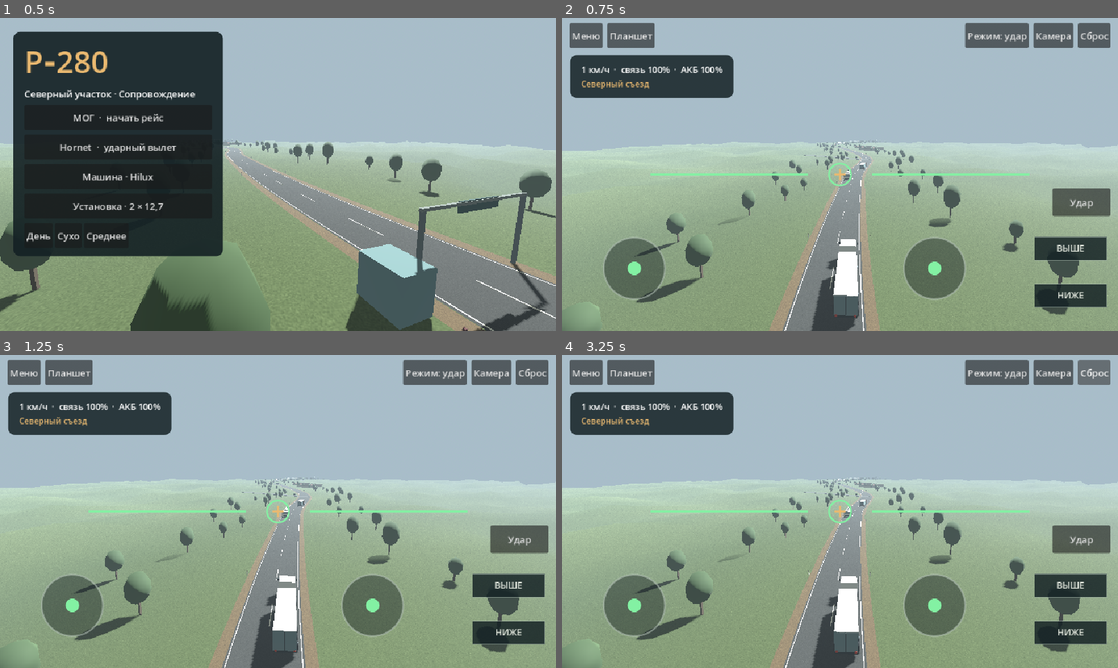
Above: before the commit, frames 1-4 (two rows, left to right).
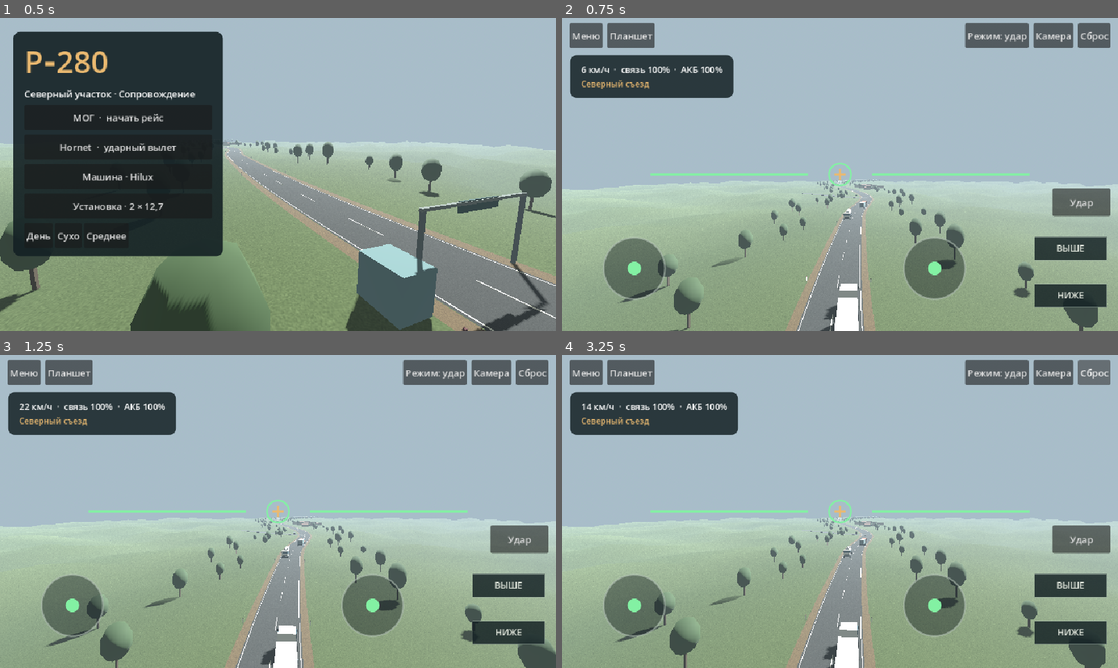
Above: after the commit, the same moments.

Repository: nazar593/R-280
Game: Godot game, scene res://main.tscn
Two runs of this game, one before a commit and one after it. Both use one fixed random seed, a clock stepped at 60 frames per second and the inputs below.
Inputs:
- Up to frame 1 (0.5 s): no input
- Up to frame 2 (0.75 s): click "Hornet · ударный вылет" at 0.5 s
- Up to frame 3 (1.25 s): no input
- Up to frame 4 (3.25 s): click "Планшет" at 1.25 s; click "Камера" at 2 s; click "Сброс" at 2.75 s

Frame 1 is identical in both runs. In frame 2, 23% of the frame differs, in the area x 0-100%, y 15-100%; in frame 3, 24%, in the area x 0-100%, y 11-100%; in frame 4, 24%.

Commit message:
Fly Hornet with the camera and support held MOG fire

Diff:
--- a/GodotProject/main.gd
+++ b/GodotProject/main.gd
@@ -5,6 +5,7 @@
 const Dynamics := preload("res://vehicle_dynamics.gd")
 const Fleet := preload("res://fleet.gd")
 const Freight := preload("res://freight.gd")
+const HORNET_CRUISE := 22.0
 const LOADOUTS := ["2 × 12,7","20 мм","23 мм"]
 const SKY := [Color("#a8bdc9"),Color("#c8a58b"),Color("#26374c")]
 const RETICLE := Color("#87f2a0")
@@ -56,6 +57,9 @@
 var quality_choice: Button
 var camera_button: Button
 var target_button: Button
+var fire_button_held := false
+var fire_tap := false
+var fire_touch := -1
 var drone_mode_button: Button
 var strike_mode := true
 var strike: Dictionary = {}
@@ -293,7 +297,13 @@
 	task = label("",14)
 	task.modulate = AMBER
 	readout.add_child(task)
-	target_button = button(root,"Метка",action)
+	target_button = button(root,"Метка",func():
+		if drone: action())
+	target_button.button_down.connect(func():
+		if can_fire_mog():
+			fire_button_held = true
+			fire_tap = true)
+	target_button.button_up.connect(func(): fire_button_held = false)
 	target_button.set_anchors_and_offsets_preset(Control.PRESET_CENTER_RIGHT)
 	target_button.offset_left = -113
 	target_button.offset_right = -13
@@ -316,7 +326,7 @@
 	redeploy = 0
 	mark_until = 0
 	yaw = 0
-	pitch = .16
+	pitch = 0.0 if which=="recon" else .16
 	recoil = 0
 	seat = 0
 	arena = Node3D.new()
@@ -419,6 +429,7 @@
 	reset_input()
 
 func reset_input() -> void:
+	clear_fire_input()
 	left_id = -1
 	look_id = -1
 	lift_id = -1
@@ -451,6 +462,7 @@
 
 func toggle_seat() -> void:
 	if active and car:
+		clear_fire_input()
 		seat = 0 if seat==2 else 2
 		yaw = 0
 		pitch = .04 if seat==2 else .16
@@ -461,9 +473,34 @@
 
 func toggle_camera() -> void:
 	if active and rig:
+		clear_fire_input()
 		seat = 1 if seat==0 else 0
-		yaw = 0
-		pitch = .16
+		if not drone:
+			yaw = 0
+			pitch = .16
+
+func can_fire_mog() -> bool:
+	return active and not map_visible and car!=null and seat==2
+
+func clear_fire_input() -> void:
+	fire_button_held = false
+	fire_tap = false
+	fire_touch = -1
+
+func _input(event: InputEvent) -> void:
+	if event is InputEventScreenTouch:
+		if event.pressed and fire_touch==-1 and can_fire_mog() and target_button.visible \
+				and target_button.get_global_rect().has_point(event.position):
+			fire_touch = event.index
+			fire_tap = true
+			get_viewport().set_input_as_handled()
+		elif not event.pressed and event.index==fire_touch:
+			fire_touch = -1
+			get_viewport().set_input_as_handled()
+
+func _notification(what: int) -> void:
+	if what==NOTIFICATION_APPLICATION_FOCUS_OUT:
+		clear_fire_input()
 
 func _unhandled_input(event: InputEvent) -> void:
 	if not active:
@@ -473,7 +510,9 @@
 			KEY_TAB: toggle_map()
 			KEY_V: toggle_camera()
 			KEY_C: toggle_seat()
-			KEY_F: action()
+			KEY_F:
+				if drone: action()
+				elif can_fire_mog(): fire_tap = true
 			KEY_G: toggle_drone_mode()
 			KEY_R: reset_role()
 			KEY_ESCAPE:
@@ -527,12 +566,18 @@
 		movement = (left+Vector2(axis(KEY_A,KEY_D),axis(KEY_W,KEY_S))).limit_length()
 		aim = (look_touch+Vector2(axis(KEY_LEFT,KEY_RIGHT),axis(KEY_UP,KEY_DOWN))).limit_length()
 	yaw = wrapf(yaw-aim.x*dt*1.65,-PI,PI)
+	if drone and not map_visible and strike.is_empty() and redeploy<=0:
+		yaw = wrapf(yaw-movement.x*dt*.95,-PI,PI)
+		aim.y -= clampf(lift+axis(KEY_Q,KEY_E),-1,1)*.65
 	pitch = clampf(pitch+aim.y*dt*1.25,-.65,.75)
 	recoil *= exp(-dt*14)
 	if car:
 		drivetrain.step(dt,movement if seat!=2 else Vector2.ZERO,seat==2 or lift<0 or Input.is_physical_key_pressed(KEY_SPACE),road,wet)
 		turret.rotation.y = yaw if seat==2 else 0.0
 		escort_motor.pitch_scale = .76+minf(drivetrain.speed_kmh/110,.61)
+		if can_fire_mog() and (fire_tap or fire_button_held or fire_touch>=0 or Input.is_physical_key_pressed(KEY_F)):
+			fire_tap = false
+			action()
 	elif drone:
 		step_drone(dt,movement)
 	step_shots(dt)
@@ -545,6 +590,10 @@
 	if rig is CollisionObject3D:
 		query.exclude = [rig.get_rid()]
 	return get_world_3d().direct_space_state.intersect_ray(query)
+
+func hornet_forward() -> Vector3:
+	var heading := Vector3(sin(yaw),0,cos(yaw))
+	return heading*cos(pitch)-Vector3.UP*sin(pitch)
 
 func step_drone(dt: float,move: Vector2) -> void:
 	if not strike.is_empty() or redeploy>0:
@@ -557,13 +606,15 @@
 	signal_strength = move_toward(signal_strength,desired,dt*.94)
 	if signal_strength>.34:
 		last_fix = drone.position
-	var local := Vector3(-move.x*11,(lift+axis(KEY_Q,KEY_E))*6,-move.y*27)
-	var target_velocity := Basis(Vector3.UP,yaw)*local
+	var speed := HORNET_CRUISE-clampf(move.y,-1,1)*7.0
+	var target_velocity := hornet_forward()*speed
 	if signal_strength<.13 or battery<.04:
 		var point := last_fix.move_toward(relay,30)+Vector3.UP*11
 		target_velocity = ((point-drone.position)*1.13).limit_length(21)
 		if target_velocity.length()>2:
 			yaw = lerp_angle(yaw,atan2(target_velocity.x,target_velocity.z),dt*2.1)
+			var horizontal := Vector2(target_velocity.x,target_velocity.z).length()
+			pitch = lerpf(pitch,-atan2(target_velocity.y,horizontal),minf(1,dt*2.1))
 	if drone.position.y<4.0:
 		target_velocity.y = maxf(2.8,target_velocity.y)
 	if drone.position.y>116:
@@ -575,8 +626,8 @@
 	drone.rotation.y = yaw
 	drone.move_and_slide()
 	battery = maxf(0,battery-dt*(.0012+target_velocity.length()*.000044))
-	drone_skin.rotation.x = lerpf(drone_skin.rotation.x,local.z*.008,dt*5)
-	drone_skin.rotation.z = lerpf(drone_skin.rotation.z,-local.x*.022,dt*5)
+	drone_skin.rotation.x = lerpf(drone_skin.rotation.x,pitch,dt*5)
+	drone_skin.rotation.z = lerpf(drone_skin.rotation.z,(move.x+look_touch.x)*.16,dt*5)
 	rotor.rotate_z(dt*52)
 	drone_motor.pitch_scale = .77+minf(.55,drone.velocity.length()/60)
 
@@ -716,7 +767,7 @@
 			drone.transform = insertion.translated_local(Vector3(0,22,0))
 			drone.velocity = Vector3.ZERO
 			yaw = drone.rotation.y
-			pitch = .16
+			pitch = 0.0
 			battery = 1.0
 			signal_strength = 1.0
 			drone_motor.play()
@@ -847,14 +898,15 @@
 	var forward := rig.global_basis.z.rotated(Vector3.UP,yaw if car else 0.0)
 	var look := (forward*cos(pitch)-Vector3.UP*sin(pitch-recoil*.07)).normalized()
 	if drone:
+		look = hornet_forward()
 		drone_skin.visible = seat==1 and redeploy<=0
 		if redeploy>0.0:
 			camera.position = strike_destination+Vector3(7,4,-9)
 			camera.look_at(strike_destination)
 		elif seat==1:
-			var p := drone.position-forward*6.8+Vector3.UP*2.35
+			var p := drone.position-look*6.8+Vector3.UP*1.6
 			camera.position = camera.position.lerp(p,1.0-exp(-dt*9.0))
-			camera.look_at(drone.position)
+			camera.look_at(camera.position+look)
 		else:
 			camera.position = drone.position+forward*.78
 			camera.look_at(camera.position+look)
@@ -878,7 +930,7 @@
 	hud.controls_visible = active and not map_visible
 	hud.visible_reticle = active and drone!=null and seat==0 and not map_visible
 	hud.gun_reticle = active and car!=null and seat==2 and not map_visible
-	hud.cross_y = clampf((pitch-.16)*1.26,-.92,.92)
+	hud.cross_y = 0.0 if drone else clampf((pitch-.16)*1.26,-.92,.92)
 	hud.tablet = map_visible
 	hud.role = role
 	hud.attack = strike_mode and drone!=null and redeploy<=0
@@ -958,13 +1010,43 @@
 		push_error("Gunner selection or separate damage failed")
 		get_tree().quit(1)
 		return
+	pitch = -.28
+	await get_tree().process_frame
+	target_button.button_down.emit()
+	for i in 24: await get_tree().physics_frame
+	target_button.button_up.emit()
+	if shots.size()<2:
+		push_error("Held MOG fire failed")
+		get_tree().quit(1)
+		return
+	var fire_press := InputEventScreenTouch.new()
+	fire_press.index = 4
+	fire_press.position = target_button.get_global_rect().get_center()
+	fire_press.pressed = true
+	_input(fire_press)
+	var fire_release := InputEventScreenTouch.new()
+	fire_release.index = 4
+	fire_release.position = Vector2.ZERO
+	_input(fire_release)
+	if fire_touch!=-1 or not fire_tap:
+		push_error("Touch firing did not retain a quick tap or clear on release outside the button")
+		get_tree().quit(1)
+		return
 	start("recon")
 	for i in 10: await get_tree().physics_frame
 	var airplane := drone.position
-	left=Vector2.UP
 	for i in 92: await get_tree().physics_frame
-	if drone.position.distance_to(airplane)<3 or signal_strength<.5:
-		push_error("Drone motion or initial link failed")
+	if drone.position.distance_to(airplane)<12 or signal_strength<.5:
+		push_error("Automatic Hornet cruise without stick movement failed")
+		get_tree().quit(1)
+		return
+	yaw += .84
+	pitch = -.29
+	toggle_camera()
+	var expected := hornet_forward()
+	for i in 94: await get_tree().physics_frame
+	if drone.velocity.normalized().dot(expected)<.95 or (-camera.global_basis.z).dot(expected)<.99:
+		push_error("Hornet flight did not follow the camera after turning")
 		get_tree().quit(1)
 		return
 	drone.position = Vector3(710,75,-550)
@@ -1015,7 +1097,7 @@
 		return
 	print("R280 role initialization smoke test complete")
 	dispose()
-	await get_tree().process_frame
+	await get_tree().create_timer(.2).timeout
 	get_tree().quit()
 
 func save_frame(folder: String,name: String) -> void:
Not shown, changed: GodotProject/export_presets.cfg
